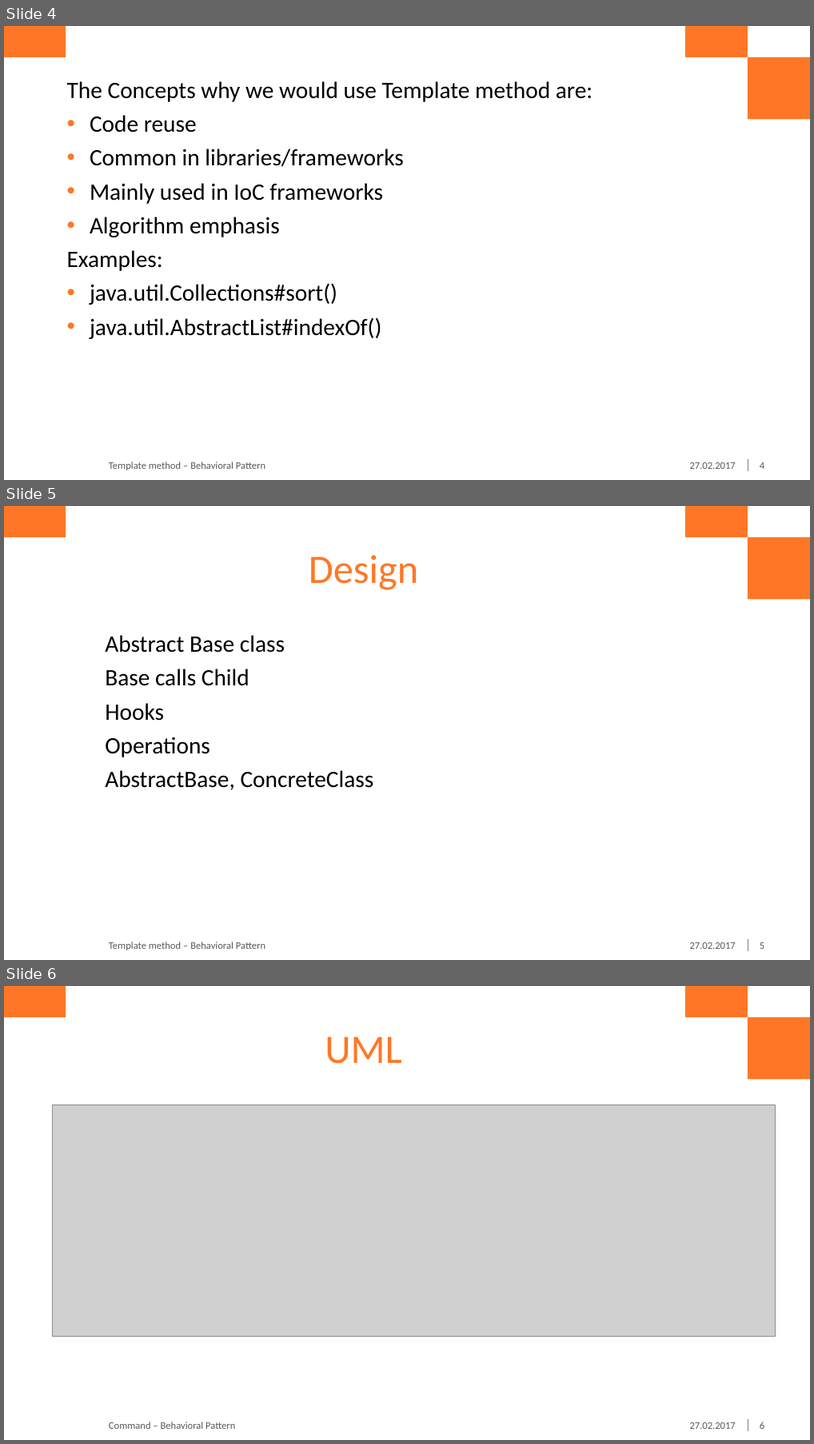
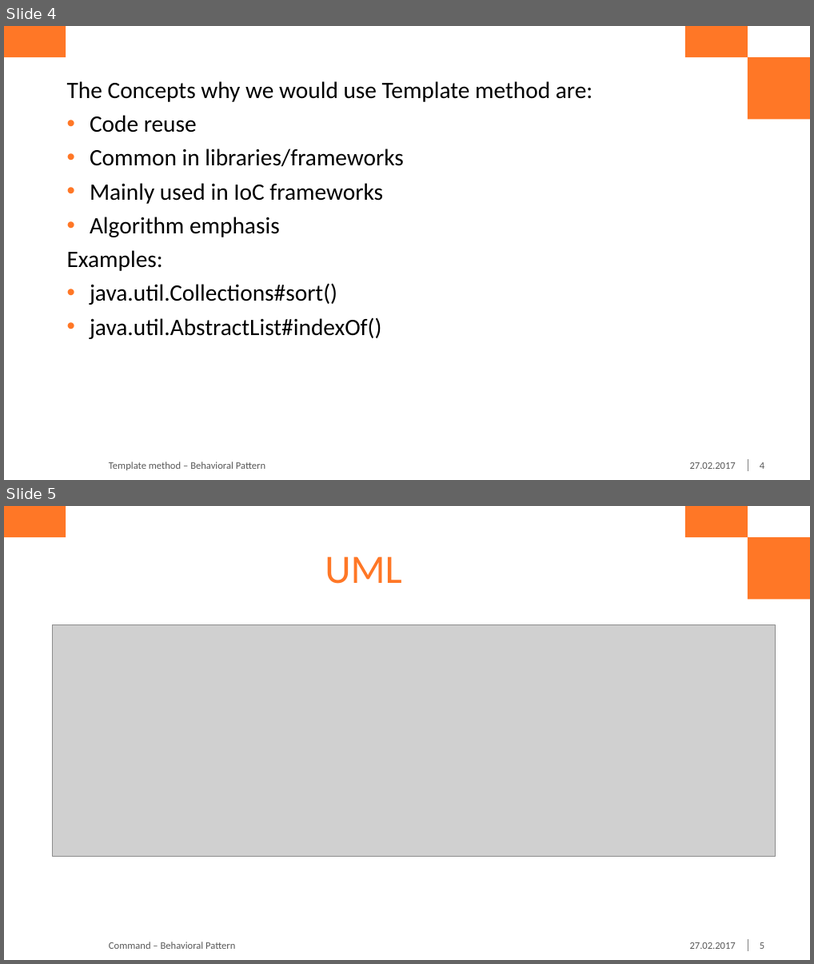
Before and after one commit to ionc21/design_patterns, a slide deck: Template Method Patternpptx.pptx. Shown one above the other, each under a label of ours: slides 4, 5 and 6 before the commit, slides 4 and 5 after it. The pictures are 814x1444 and 814x964 pixels, drawn with LibreOffice and Linux fonts; fonts in the diff are those of the drawing; grey boxes stand for pictures; background and template pictures are left out. Boxes give left, top, right and bottom in pixels: in the first picture for what was removed or moved away, otherwise in the second. Text is boxed around its words. In the diff, an @@ line names an element or a change of style, - is before the commit and + after.

Commit message:
updated presentation

```diff
--- a/Template Method Patternpptx.pptx
+++ b/Template Method Patternpptx.pptx
@@ slide 5 removed at (4,506,810,960), background #FFFFFF; not listed: 4 template elements that a slide beside it also shows @@
@@ title removed at (309,555,418,590) @@
-Design
@@ text removed at (105,635,374,790) @@
-Abstract Base class
-Base calls Child
-Hooks
-Operations
-AbstractBase, ConcreteClass
@@ text removed at (109,941,266,950) @@
-Template method – Behavioral Pattern
@@ text removed at (690,942,736,948) @@
-27.02.2017
@@ page number removed at (760,942,765,948) @@
-5
@@ what was slide 6 is now slide 5 @@
```
